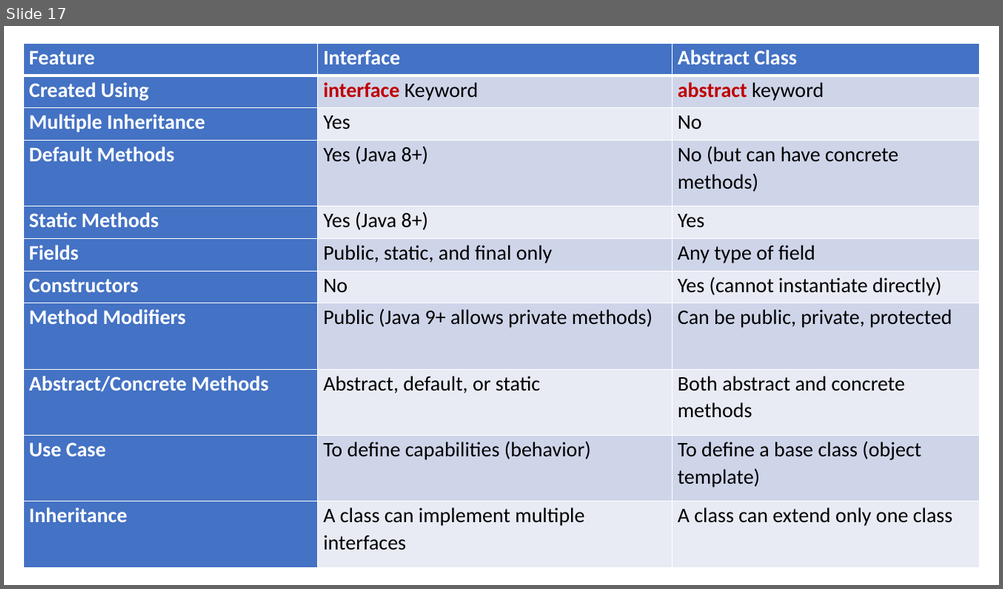
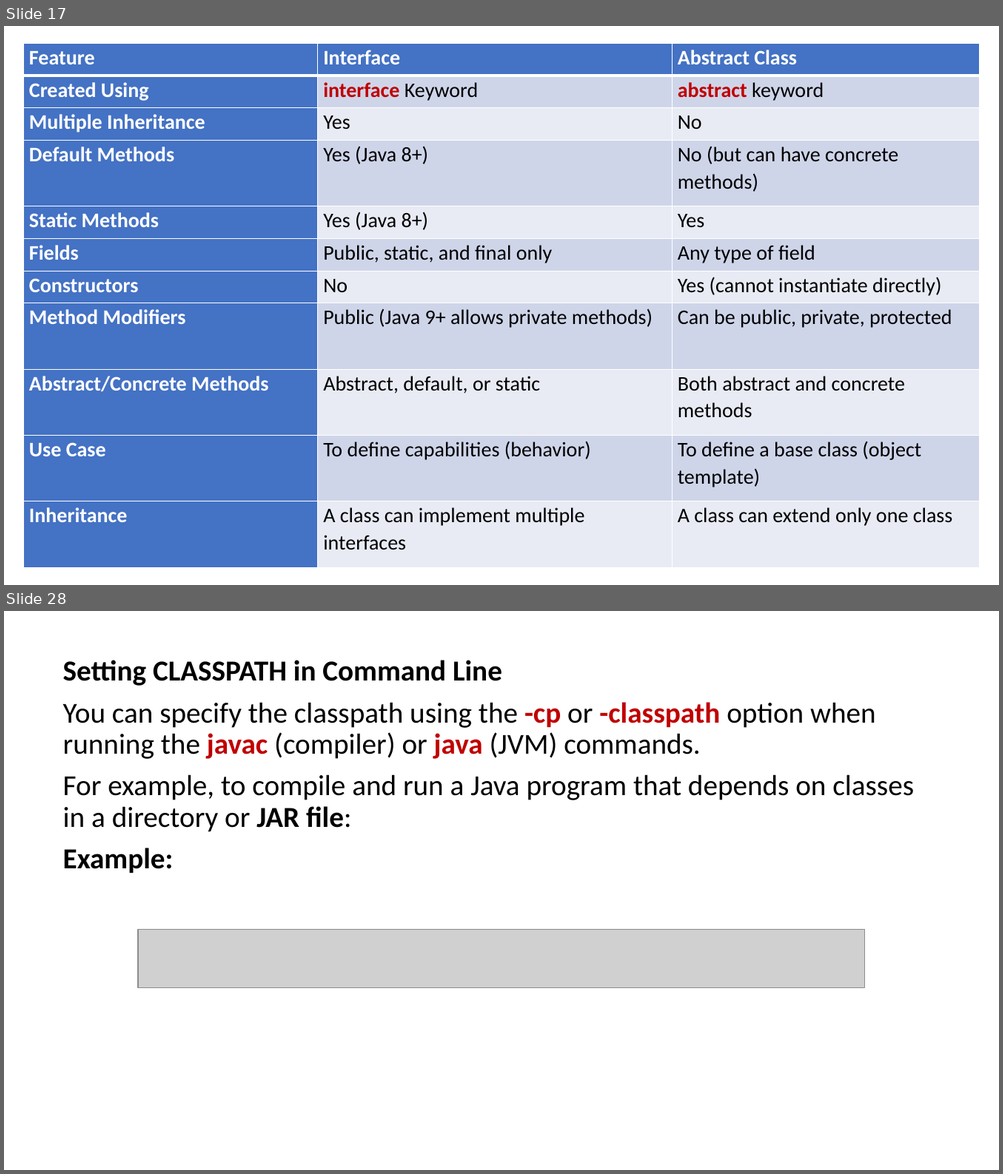
Before and after one commit to PRAMOD-VISHNU-NAIK/MCA-2nd-Sem-Shridevi-College, a slide deck: Theory Class-Notes/Complete Syllabus and Notes/Module-3 Interfaces and Packages.pptx. Shown one above the other, each under a label of ours: slide 17 before the commit, slides 17 and 28 after it; the slides between them are not shown. The pictures are 1003x589 and 1003x1174 pixels, drawn with LibreOffice and Linux fonts; fonts in the diff are those of the drawing; grey boxes stand for pictures. Boxes give left, top, right and bottom in pixels: in the first picture for what was removed or moved away, otherwise in the second. Text is boxed around its words. In the diff, an @@ line names an element or a change of style, - is before the commit and + after.

```diff
--- a/Theory Class-Notes/Complete Syllabus and Notes/Module-3 Interfaces and Packages.pptx
+++ b/Theory Class-Notes/Complete Syllabus and Notes/Module-3 Interfaces and Packages.pptx
@@ slide 28 added at [4,611,999,1170], background #FFFFFF @@
@@ text added at [63,660,913,873], 28 pt, text #000000 @@
+Setting CLASSPATH in Command Line
+You can specify the classpath using the -cp or -classpath option when running the javac (compiler) or java (JVM) commands.
+For example, to compile and run a Java program that depends on classes in a directory or JAR file:
+Example:
@@ picture added at [138,930,865,988] @@
```
Also in this commit, not shown: 1 slide changed, 10 other slides added, 3 slides removed, 3 other files.
